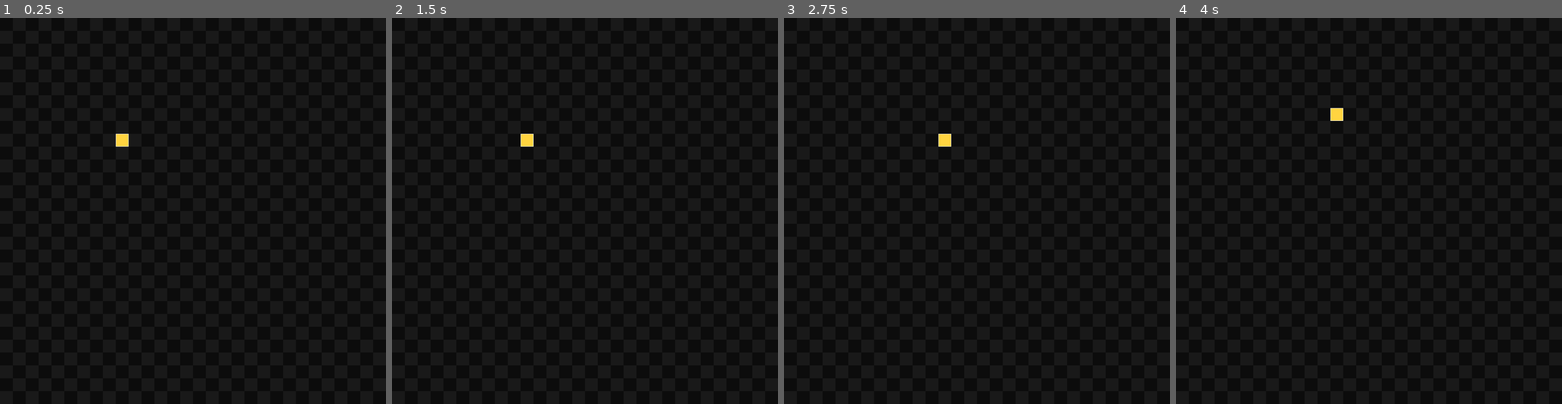
Above: before the commit, frames 1-4 (left to right).
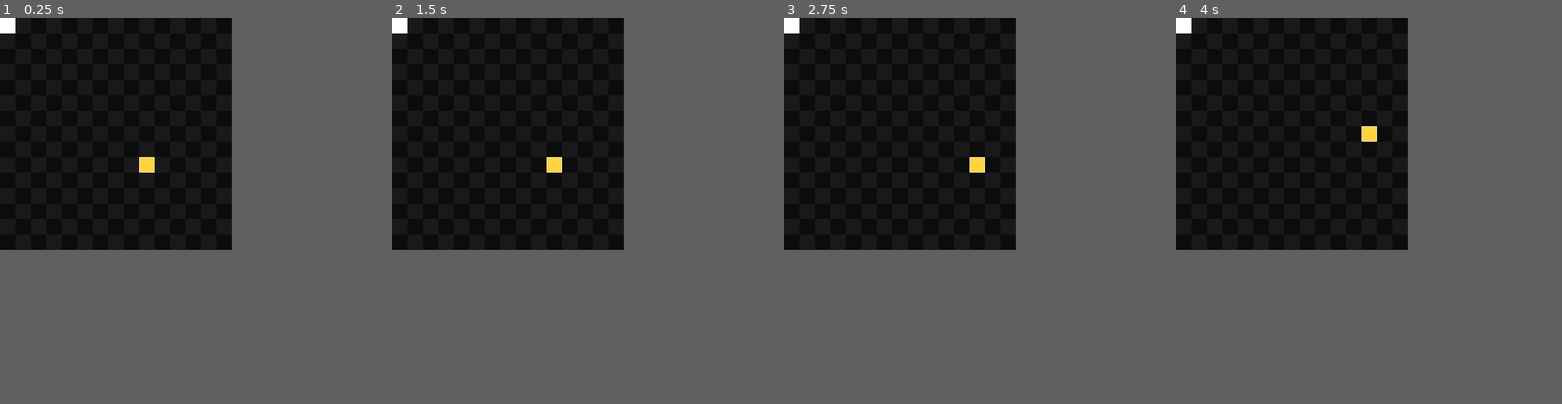
Above: after the commit, the same moments.

Repository: Jyngi/270_P3
Game: Godot game, scene res://Scene/gameplay.tscn
The game is run twice, just before and just after one commit, with the same random seed, the same clock (stepped at 60 frames per second) and the same inputs.
Inputs (mouse positions are in pixels of both pictures, inside the frame that each line leads up to):
- Up to frame 1 (0.25 s): no input
- Up to frame 2 (1.5 s): tap Enter at 0.5 s; move the mouse to (669, 191) at 0.52 s; hold Right (ui_right) 0.53-1.28 s; move the mouse to (507, 230) at 1.27 s; hold Down (ui_down) from 1.28 s (still down)
- Up to frame 3 (2.75 s): tap Space at 2 s; move the mouse to (1015, 126) at 2.02 s; release Down (ui_down) at 2.03 s; hold Right (ui_right) from 2.03 s (still down)
- Up to frame 4 (4 s): tap Enter at 2.75 s; move the mouse to (1349, 288) at 2.77 s; release Right (ui_right) at 2.78 s; hold Up (ui_up) 2.78-3.53 s; move the mouse to (1484, 268) at 3.52 s; hold Left (ui_left) from 3.53 s (still down)
In our replay, the window is 799x799 before the commit and 480x480 after it. These sizes can differ from the game's own. Grey fills any space a smaller window leaves; there, only what the larger window draws over its background counts as a difference.

The runs differ from the first frame. In frame 1, 0.4% of the frame differs, in the area x 0-41%, y 0-41%; in frame 2, 0.4%; in frame 3, 0.4%; in frame 4, 0.4%.

Commit message:
Starting math for mouse distance behavior

Diff:
--- /dev/null
+++ b/Scene/TILEHIGHLIGHT.tscn
@@ -0,0 +1,9 @@
+[gd_scene load_steps=3 format=2]
+
+[ext_resource path="res://Assets/32xSquareW.png" type="Texture" id=1]
+[ext_resource path="res://Scripts/TILEHIGHLIGHT.gd" type="Script" id=2]
+
+[node name="TILEHIGHLIGHT" type="Sprite"]
+texture = ExtResource( 1 )
+centered = false
+script = ExtResource( 2 )
--- a/Scene/player.tscn
+++ b/Scene/player.tscn
@@ -1,7 +1,7 @@
 [gd_scene load_steps=3 format=2]
 
 [ext_resource path="res://Assets/32xSquareY.png" type="Texture" id=1]
-[ext_resource path="res://Scene/player.gd" type="Script" id=2]
+[ext_resource path="res://Scripts/player.gd" type="Script" id=2]
 
 [node name="player" type="Sprite"]
 texture = ExtResource( 1 )
--- /dev/null
+++ b/Scripts/TILEHIGHLIGHT.gd
@@ -0,0 +1,38 @@
+extends Sprite
+var mousePos
+var playerXY = Vector2.ZERO
+var coordinateExtremes = [Vector2.ZERO,Vector2.ZERO,Vector2.ZERO,Vector2.ZERO]
+var coordinatePlayer = [Vector2.ZERO,Vector2.ZERO,Vector2.ZERO,Vector2.ZERO]
+func _process(delta):
+#	UpdateExtremes()
+	FindQuadrant()
+	pass
+
+func _input(event):
+	if  event is InputEventMouseMotion:
+		mousePos = event.position
+
+func setXY(XYPos):
+	playerXY = XYPos
+#func UpdateExtremes():
+#	if playerXY:
+#		for i in range(2):
+#			coordinatePlayer[i] = Vector2(playerXY.x + (32 * i),playerXY.y)
+#		for i in range(2):
+#			coordinatePlayer[i+2] = Vector2(playerXY.x + (32* i),playerXY.y+32)
+#
+func FindQuadrant():
+	if mousePos:
+		var tempSlope = (playerXY.y - mousePos.y)/((playerXY.x+0.001) - mousePos.x)
+		var dist = sqrt(pow((mousePos.x-playerXY.x),2) + pow((mousePos.y - playerXY.y),2))
+		print(dist)
+		if tempSlope < 1 and tempSlope > -1:
+			if mousePos.x < playerXY.x:
+				print("left")
+			else:
+				print("right")
+		else:
+			if mousePos.y < playerXY.y:
+				print("top")
+			else:
+				print("bot")
--- a/Scripts/gameplay.gd
+++ b/Scripts/gameplay.gd
@@ -2,12 +2,14 @@
 
 const TILENODE = preload("res://Scene/TILE.tscn")
 const PLAYERNODE = preload("res://Scene/player.tscn")
+const TILEHIGHLIGHT = preload("res://Scene/TILEHIGHLIGHT.tscn")
 # WIDTH AND HEIGHT != SCREEN WIDTH/HEIGHT
-const WIDTH = 992
-const HEIGHT = 992
+const WIDTH = 480
+const HEIGHT = 480
 var GRIDSIZE = Vector2.ZERO
 
 var playerOBJ = null
+var highlightOBJ = null
 
 
 func _ready():
@@ -27,8 +29,12 @@
 	playerOBJ = PLAYERNODE.instance()
 	playerOBJ.position = Vector2(9,9)*32
 	add_child(playerOBJ)
+	highlightOBJ = TILEHIGHLIGHT.instance()
+	highlightOBJ.position = Vector2(0,0)
+	add_child(highlightOBJ)
 
 	pass # Replace with function body.
 
 func _process(delta):
+	highlightOBJ.setXY(playerOBJ.position)
 	pass
--- a/project.godot
+++ b/project.godot
@@ -16,8 +16,8 @@
 
 [display]
 
-window/size/width=960
-window/size/height=960
+window/size/width=480
+window/size/height=480
 
 [input]
 
Renamed: player_alt_1.tscn -> Scene/player_alt_1.tscn
Renamed: Scene/player.gd -> Scripts/player.gd
